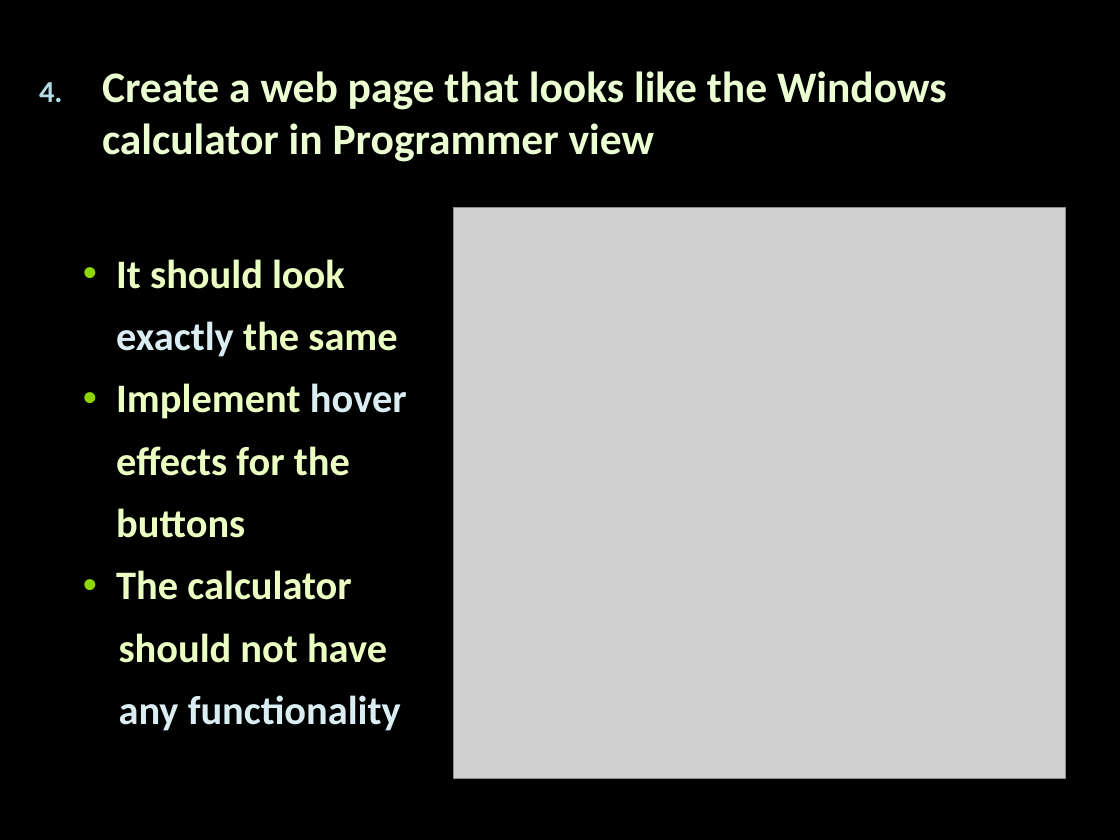
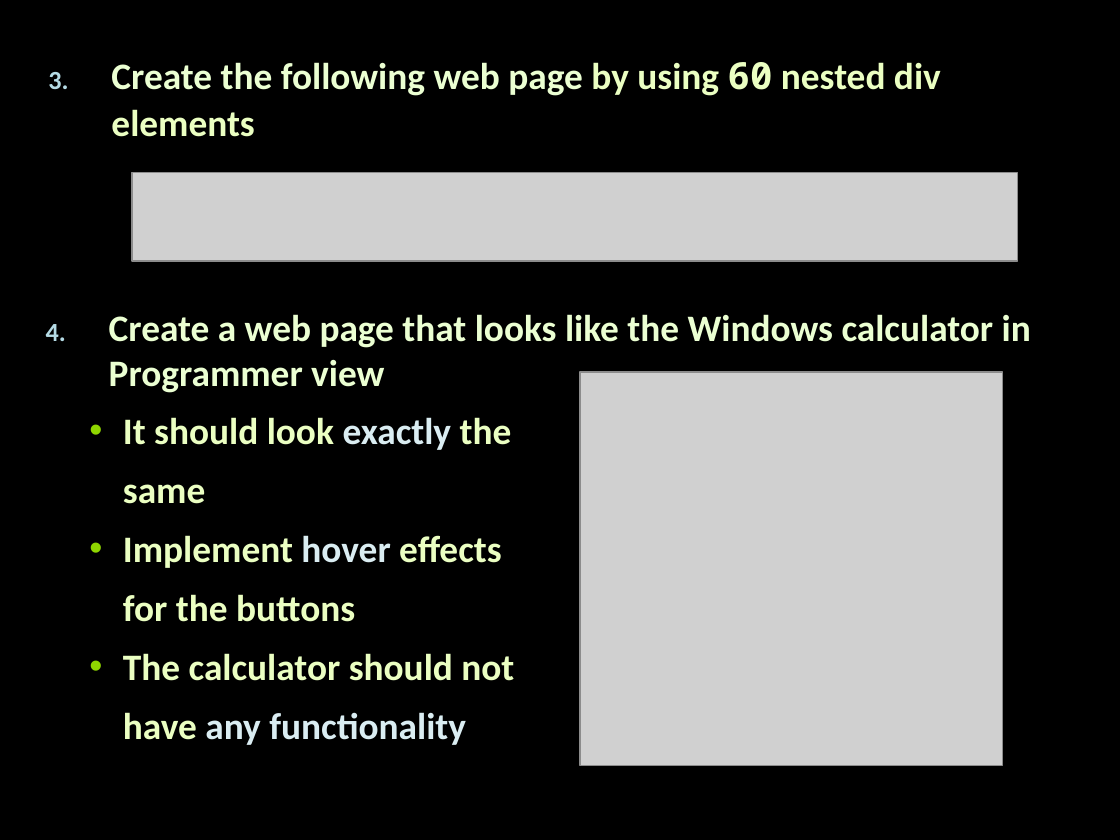
Before and after one commit to Termininja/TelerikAcademy, a slide deck: slide 3 of Web Design/CSS/2. Presentation/Presentation.pptx (slide 4 before the commit). Drawn at 1120x840 pixels with LibreOffice and Linux fonts; fonts in the diff are those of the drawing; grey boxes stand for pictures; background and template pictures are left out. Boxes give left, top, right and bottom in pixels: in the first picture for what was removed or moved away, otherwise in the second. Text is boxed around its words. In the diff, an @@ line names an element or a change of style, - is before the commit and + after.

```diff
--- a/Web Design/CSS/2. Presentation/Presentation.pptx
+++ b/Web Design/CSS/2. Presentation/Presentation.pptx
@@ text added at (x1=111, y1=62, x2=941, y2=137), 24 pt, text #EBFFC2, bold @@
+3. Create the following web page by using 60 nested div elements
@@ picture added at (x1=132, y1=172, x2=1018, y2=261) @@
@@ text "Create a web page that ..." moved from (x1=102, y1=71, x2=947, y2=731) to (x1=109, y1=314, x2=1031, y2=745) @@
@@ text at (x1=109, y1=314, x2=1031, y2=393): size 28 to 24 pt in "Create a web page that looks like ..." @@
@@ picture resized from (x1=454, y1=208, x2=1066, y2=778) to (x1=580, y1=372, x2=1002, y2=765) @@
@@ text at (x1=123, y1=417, x2=514, y2=745): text changed; size 26 to 24 pt @@
-  • It should look
-  exactly the same
-  • Implement hover
-  effects for the
-  buttons
-  • The calculator
-    should not have
-    any functionality
+  • It should look exactly the
+  same
+  • Implement hover effects
+  for the buttons
+  • The calculator should not
+  have any functionality
```
Also in this commit, not shown: 1 other slide changed, 1 slide removed, 33 other files.
